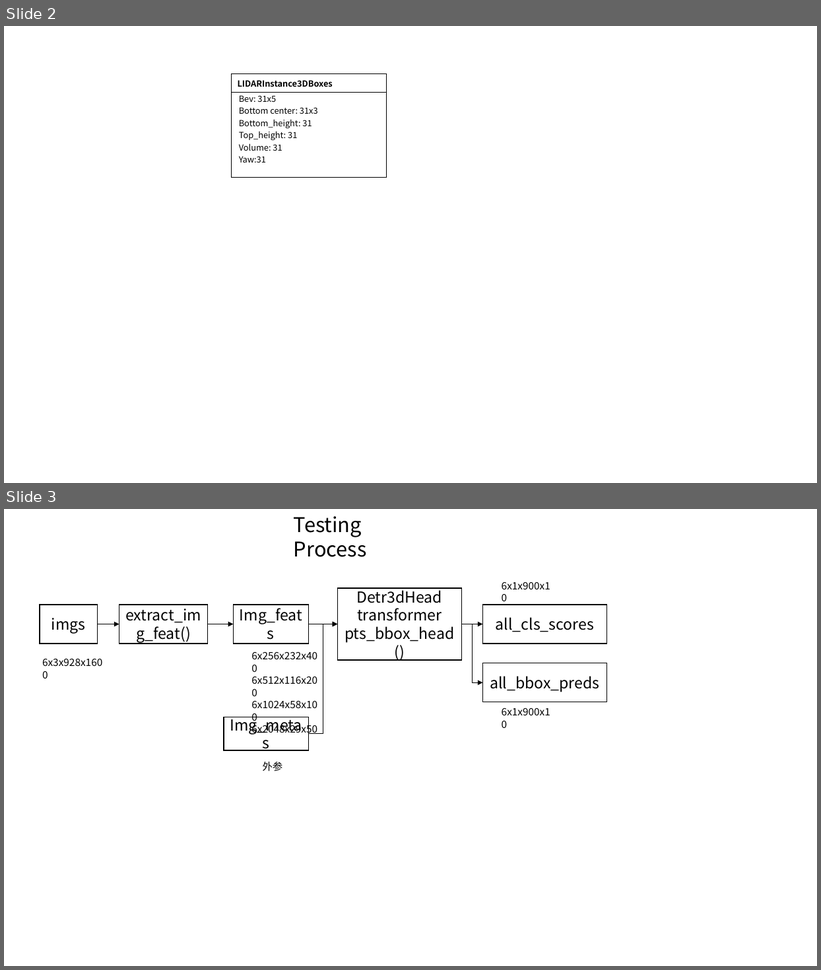
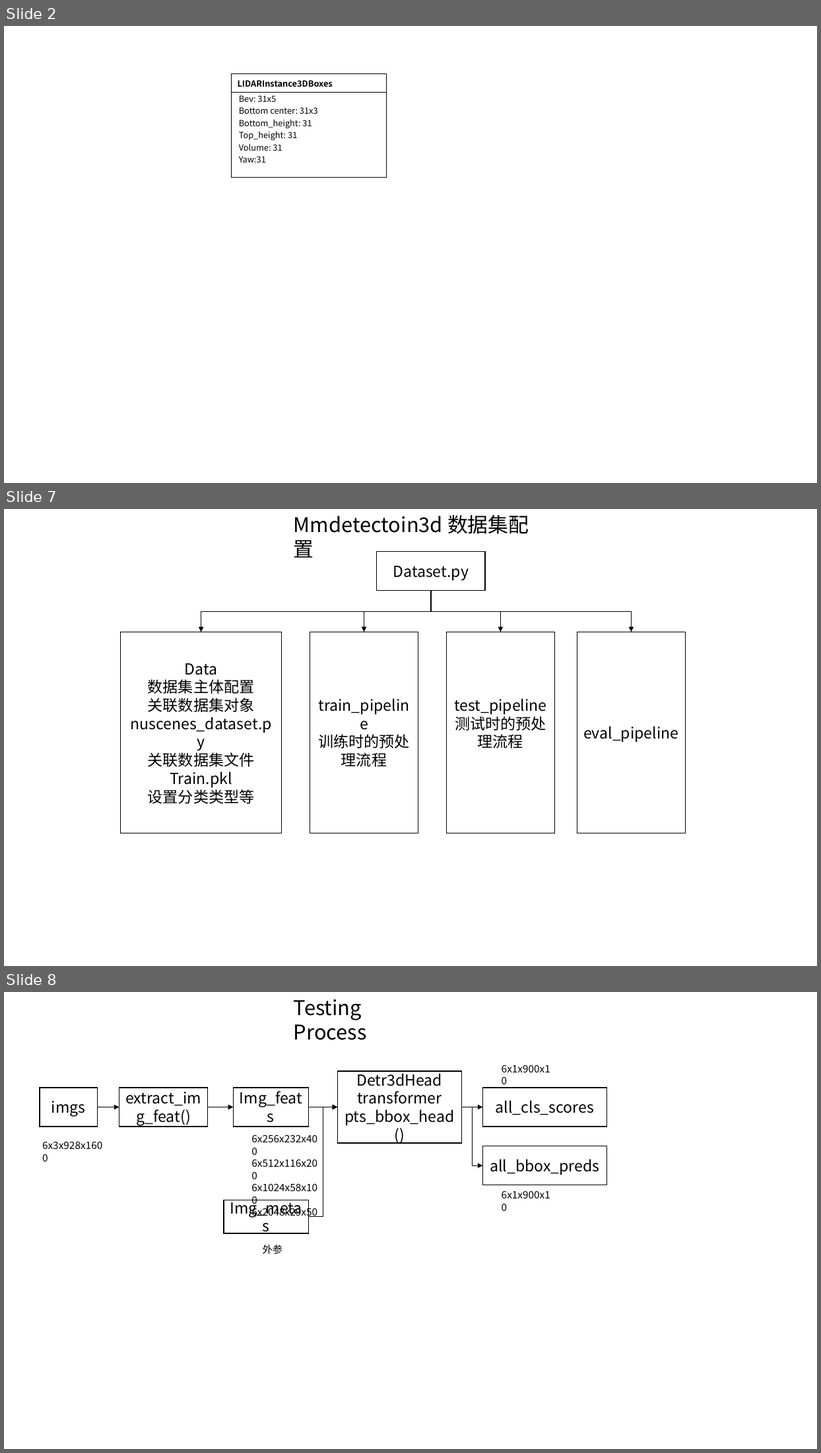
Before and after one commit to foxbao/mmlab_install, a slide deck: 数据集结构.pptx. Shown one above the other, each under a label of ours: slides 2 and 3 before the commit, slides 2, 7 and 8 after it; the slides between them are not shown. The pictures are 821x970 and 821x1453 pixels, drawn with LibreOffice and Linux fonts; fonts in the diff are those of the drawing. Boxes give left, top, right and bottom in pixels: in the first picture for what was removed or moved away, otherwise in the second. Text is boxed around its words. In the diff, an @@ line names an element or a change of style, - is before the commit and + after.

```diff
--- a/数据集结构.pptx
+++ b/数据集结构.pptx
@@ slide 7 added at [4,509,817,966], background #FFFFFF @@
@@ text added at [294,515,529,558], 24 pt, text #000000 @@
+Mmdetectoin3d 数据集配置
@@ rectangle added at [377,552,485,591], outline #000000 1 pt, 18 pt, text #000000 @@
+Dataset.py
@@ elbow arrow added from (431, 591) to (201, 632), #000000 0.5 pt @@
@@ elbow arrow added from (431, 591) to (364, 632), #000000 0.5 pt @@
@@ elbow arrow added from (431, 591) to (500, 632), #000000 0.5 pt @@
@@ elbow arrow added from (431, 591) to (632, 632), #000000 0.5 pt @@
@@ rectangle added at [121,632,282,834], outline #000000 1 pt, 18 pt, text #000000 @@
+Data
+数据集主体配置
+关联数据集对象nuscenes_dataset.py
+关联数据集文件
+Train.pkl
+设置分类类型等
@@ rectangle added at [310,632,418,834], outline #000000 1 pt, 18 pt, text #000000 @@
+train_pipeline
+训练时的预处理流程
@@ rectangle added at [446,632,555,834], outline #000000 1 pt, 18 pt, text #000000 @@
+test_pipeline
+测试时的预处理流程
@@ rectangle added at [578,632,686,834], outline #000000 1 pt, 18 pt, text #000000 @@
+eval_pipeline
@@ what was slide 3 is now slide 8 @@
```
Also in this commit, not shown: 2 slides changed, 9 other slides added, 7 other files.
